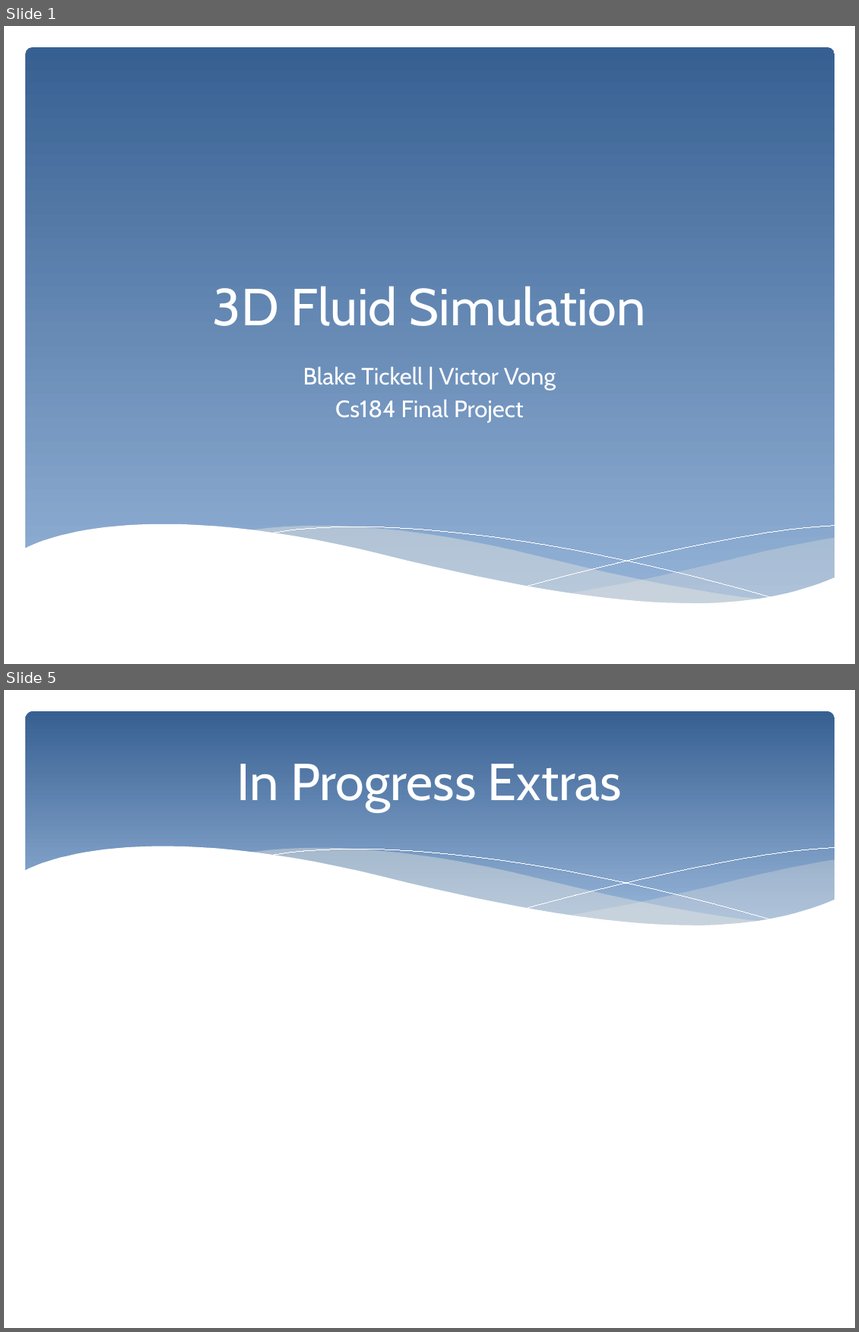
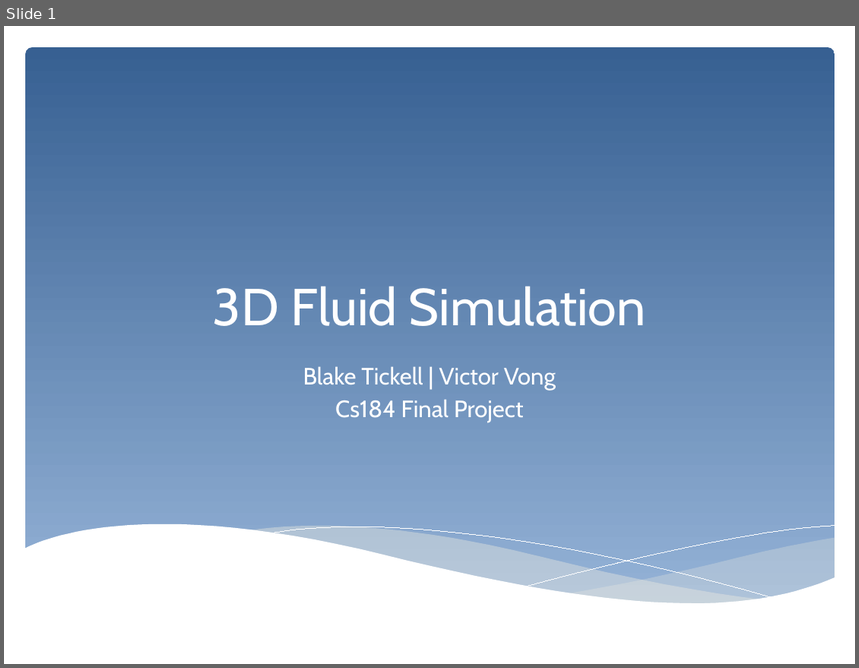
Before and after one commit to victorthevong/cs184, a slide deck: deliverables/cs184_final_slides.pptx. Shown one above the other, each under a label of ours: slides 1 and 5 before the commit, slide 1 after it; the slides between them are not shown. The pictures are 859x1332 and 859x668 pixels, drawn with LibreOffice and Linux fonts; fonts in the diff are those of the drawing. Boxes give left, top, right and bottom in pixels: in the first picture for what was removed or moved away, otherwise in the second. Text is boxed around its words. In the diff, an @@ line names an element or a change of style, - is before the commit and + after.

```diff
--- a/deliverables/cs184_final_slides.pptx
+++ b/deliverables/cs184_final_slides.pptx
@@ slide 5 removed at (4,690,855,1328), background #FFFFFF @@
@@ rounded rectangle removed at (25,711,835,941) @@
@@ title removed at (237,764,622,812) @@
-In Progress Extras
@@ group removed at (24,847,835,970): 5 freeform shapes @@
```
Also in this commit, not shown: 1 slide changed, 8 slides added, 4 other slides removed.
